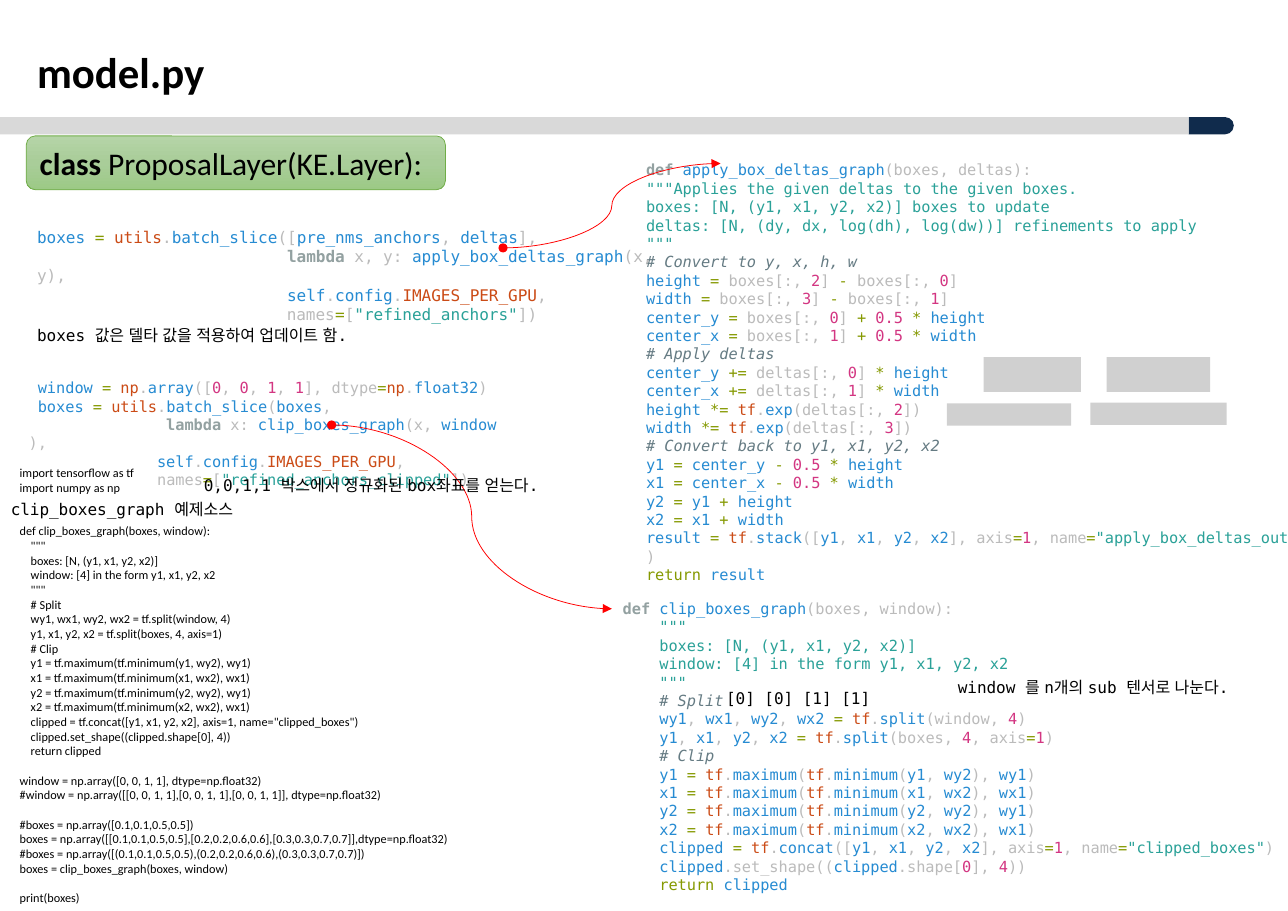
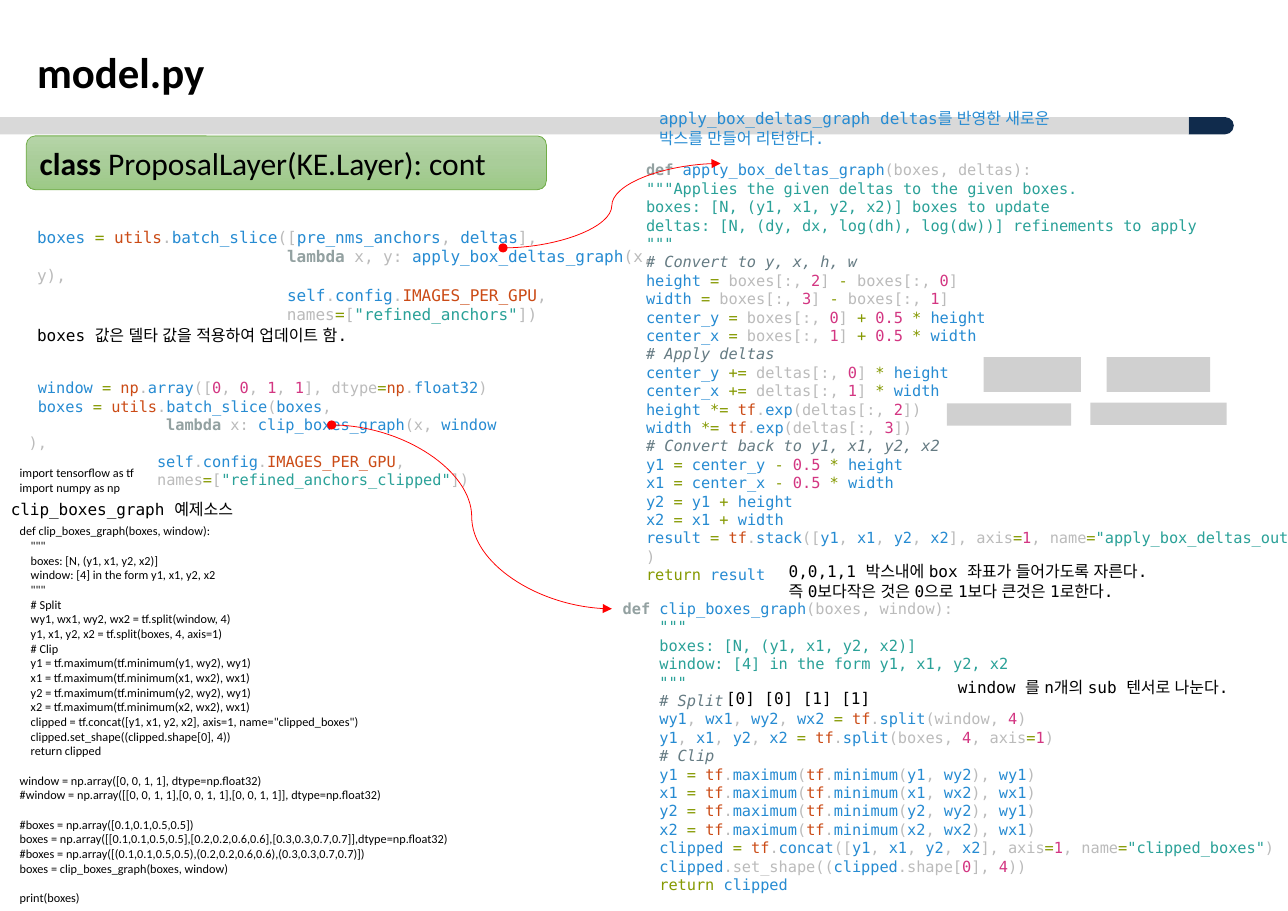
Before and after one commit to ksyoon70/Mask-RCNN-TF2, a slide deck: slide 27 of Masked-RCNN_분석_V1.0.pptx (slide 25 before the commit). Drawn at 1288x911 pixels with LibreOffice and Linux fonts; fonts in the diff are those of the drawing; grey boxes stand for pictures; background and template pictures are left out. Boxes give left, top, right and bottom in pixels: in the first picture for what was removed or moved away, otherwise in the second. Text is boxed around its words. In the diff, an @@ line names an element or a change of style, - is before the commit and + after.

```diff
--- a/Masked-RCNN_분석_V1.0.pptx
+++ b/Masked-RCNN_분석_V1.0.pptx
@@ text added at (659, 111, 1049, 145), 10.5 pt, text #268BD2 @@
+apply_box_deltas_graph deltas를 반영한 새로운 박스를 만들어 리턴한다.
@@ rounded rectangle "class ProposalLayer(KE.Layer): cont": place and size @@
-rounded rectangle "class ProposalLayer(KE.Layer): cont" at (26, 136, 445, 190)
+rounded rectangle "class ProposalLayer(KE.Layer): cont" at (26, 136, 546, 190)
@@ text in rounded rectangle at (40, 152, 485, 180): text changed @@
-class ProposalLayer(KE.Layer):
+class ProposalLayer(KE.Layer): cont
@@ text at (789, 563, 1148, 599): text changed @@
-0,0,1,1 박스에서 정규화된 box좌표를 얻는다.
+0,0,1,1 박스내에 box 좌표가 들어가도록 자른다.
+즉 0보다작은 것은 0으로 1보다 큰것은 1로한다.
```
Also in this commit, not shown: 24 other slides changed, 12 slides added, 3 slides removed, 2 other files.
